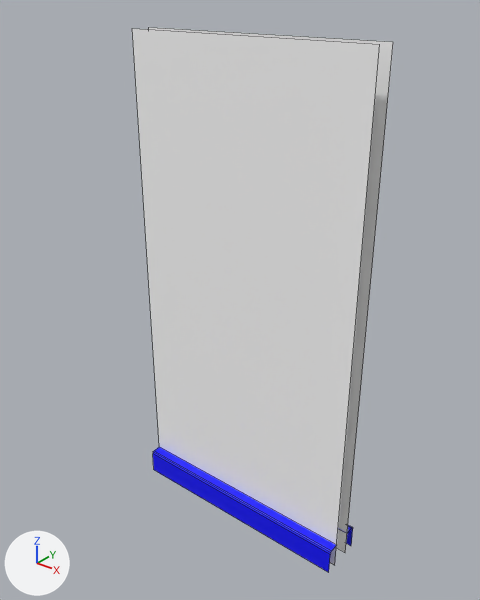
One commit to the FBX model Assets/Models/ModularParts/HalfVertWallBevled.fbx: the scene before it, then after it.
Camera for both pictures: a 50 mm camera at (0.0861, -0.11, 0.13) aimed at (0.001, -0.0036, 0.0641). Every picture has the same lights, and +X, +Y and +Z are marked at lower left. Mesh edges are drawn as thin lines. Where no turn or scale is listed for an object, it has been applied to the vertices.

The first picture shows 'Trim', 'Wall'.
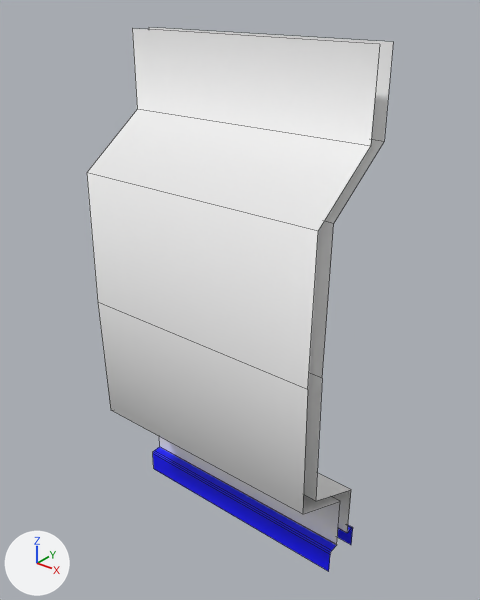
Where the newer file only moved an object's origin or applied its transform, the numbers keep the older frame.

Edits to the scene script, one JSON object a line:
```json
{"block": "me_mesh_001", "where": "# used by ob_wall; location = (0.0, 0.0, 0.0624)"}
{"op": "remove", "block": "me_mesh_001", "code": "me_mesh_001.from_pydata(...)  # 8 vertices, 2 faces; spans x -0.03..0.03, y -0.0025..0.0025, z -0.0624..0.0576"}
{"op": "add", "block": "me_mesh_001", "code": "me_mesh_001.from_pydata(...)  # 28 vertices, 12 faces; spans x 0.0..0.06, y -0.0194..0.0025, z -0.0557..0.0576"}
{"block": "me_mesh_001", "change": "me_mesh_001 part 1: the whole mesh is rebuilt"}
{"block": "me_mesh_001", "change": "me_mesh_001 part 2: the surface is now shaded smooth"}
{"op": "set", "path": "ob_wall.location", "old": "(0.0, 0.0, 0.0624)", "new": "(-0.03, 0.0, 0.0624)"}
```

Changed parts and their boxes [x1, y1, x2, y2] in the pictures (480 x 600 px):
```json
{"object": "Wall", "change": "reshaped, moved", "before": [132, 27, 393, 565], "after": [87, 27, 393, 545], "on screen": "17% wider"}
{"part": 1, "of": "me_mesh_001", "change": "built on", "before": [132, 27, 393, 565], "after": [87, 27, 393, 545]}
```
